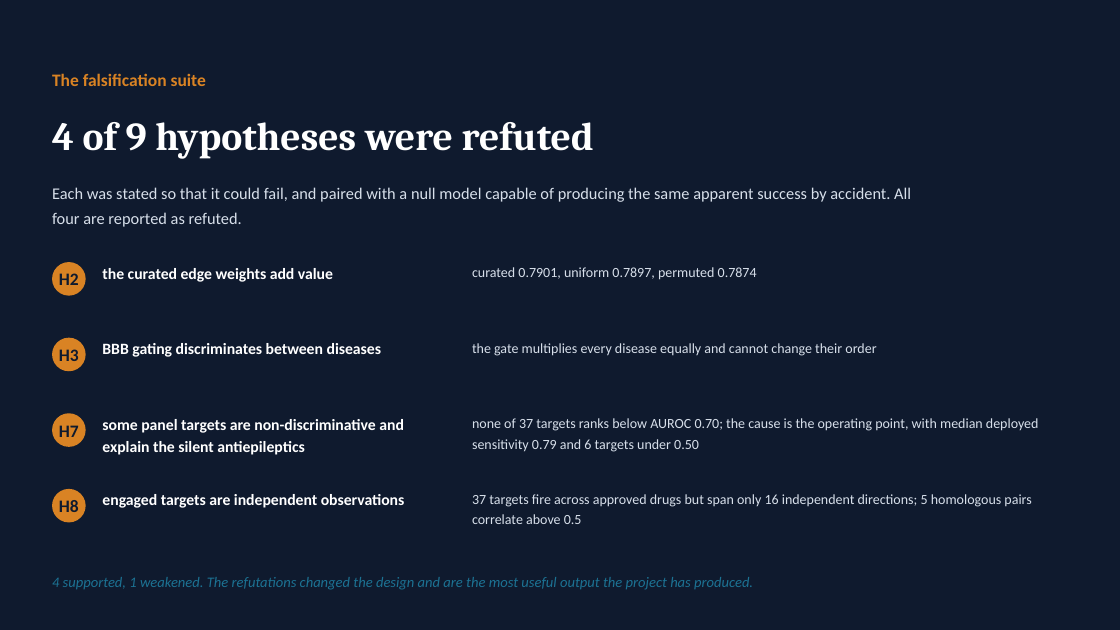
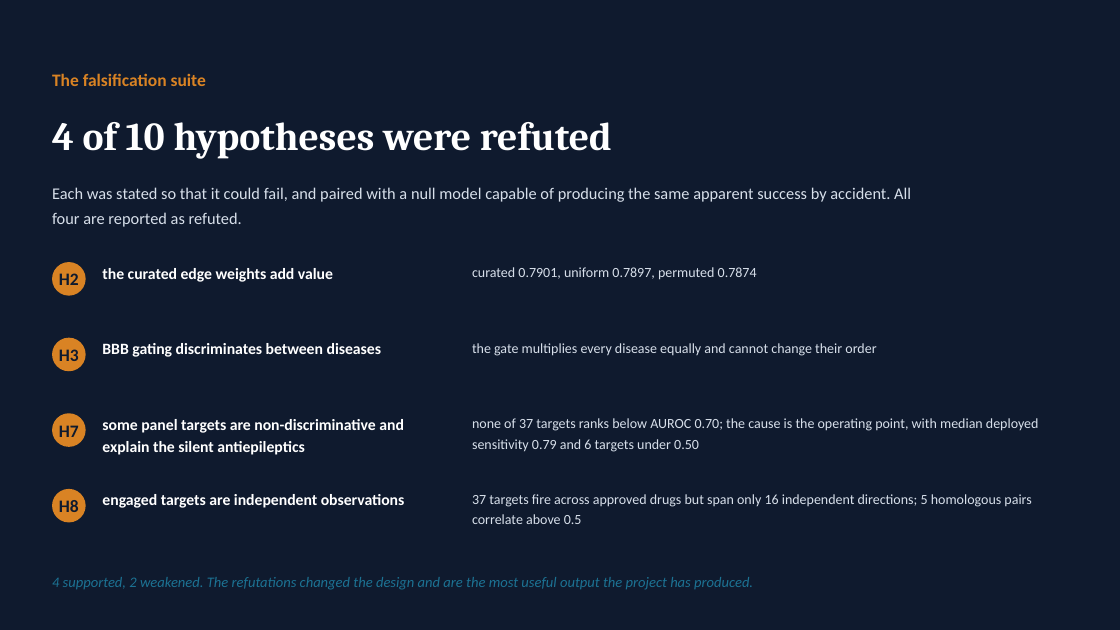
Before and after one commit to krishna-g-999/brainsafe-ai, a slide deck: slide 16 of thesis/presentations/chapter01_defence.pptx. Drawn at 1120x630 pixels with LibreOffice and Linux fonts; fonts in the diff are those of the drawing. Boxes give left, top, right and bottom in pixels: in the first picture for what was removed or moved away, otherwise in the second. Text is boxed around its words. In the diff, an @@ line names an element or a change of style, - is before the commit and + after.

```diff
--- a/thesis/presentations/chapter01_defence.pptx
+++ b/thesis/presentations/chapter01_defence.pptx
@@ text at [52, 122, 612, 159]: text changed @@
-4 of 9 hypotheses were refuted
+4 of 10 hypotheses were refuted
@@ text at [52, 577, 753, 590]: text changed @@
-4 supported, 1 weakened. The refutations changed the design and are the most useful output the project has produced.
+4 supported, 2 weakened. The refutations changed the design and are the most useful output the project has produced.
```
Also in this commit, not shown: 2 other slides changed, 3 other files.
